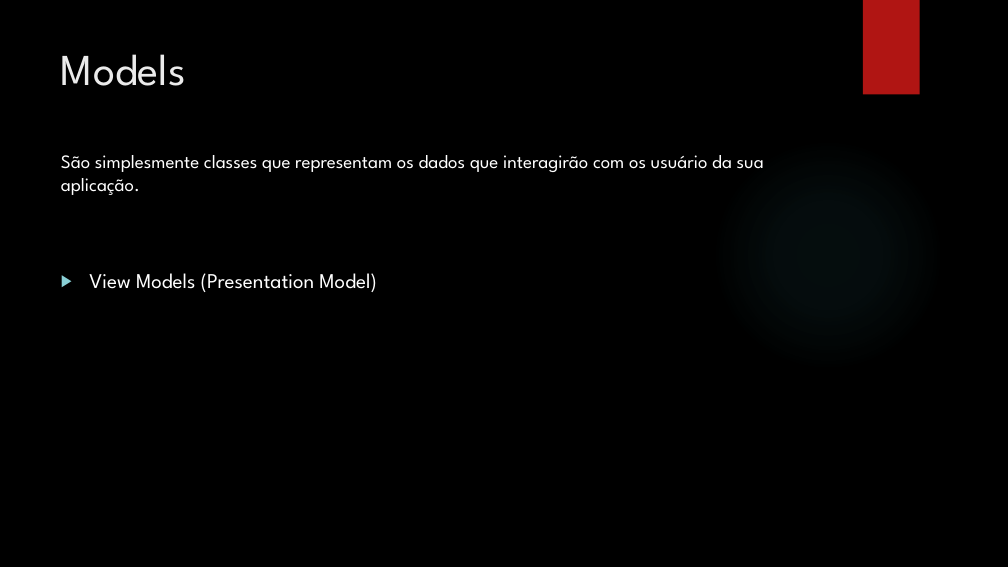
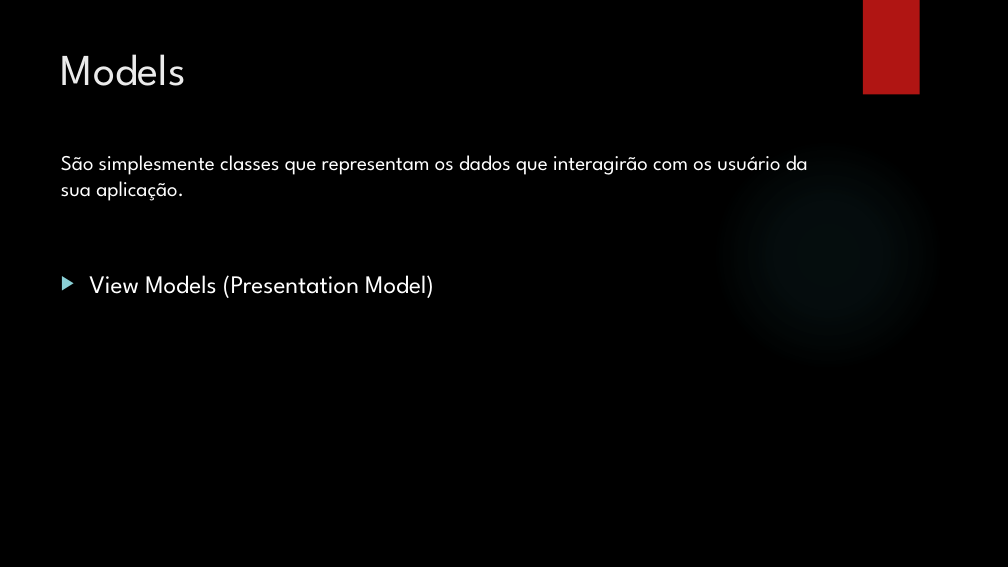
Before and after one commit to leolana/AspnetMvcLab, a slide deck: slide 20 of Presentation/AspNetMvc.pptx (slide 19 before the commit). Drawn at 1008x567 pixels with LibreOffice and Linux fonts; fonts in the diff are those of the drawing; background and template pictures are left out. Boxes give left, top, right and bottom in pixels: in the first picture for what was removed or moved away, otherwise in the second. Text is boxed around its words. In the diff, an @@ line names an element or a change of style, - is before the commit and + after.

```diff
--- a/Presentation/AspNetMvc.pptx
+++ b/Presentation/AspNetMvc.pptx
@@ text "São simplesmente classes que representam ..." at [61,155,808,201]: size 18 to 20 pt @@
@@ text "View Models (Presentation Model)" at [89,275,434,298]: size 20 to 24 pt @@
```
Also in this commit, not shown: 5 other slides changed, 2 slides added.
